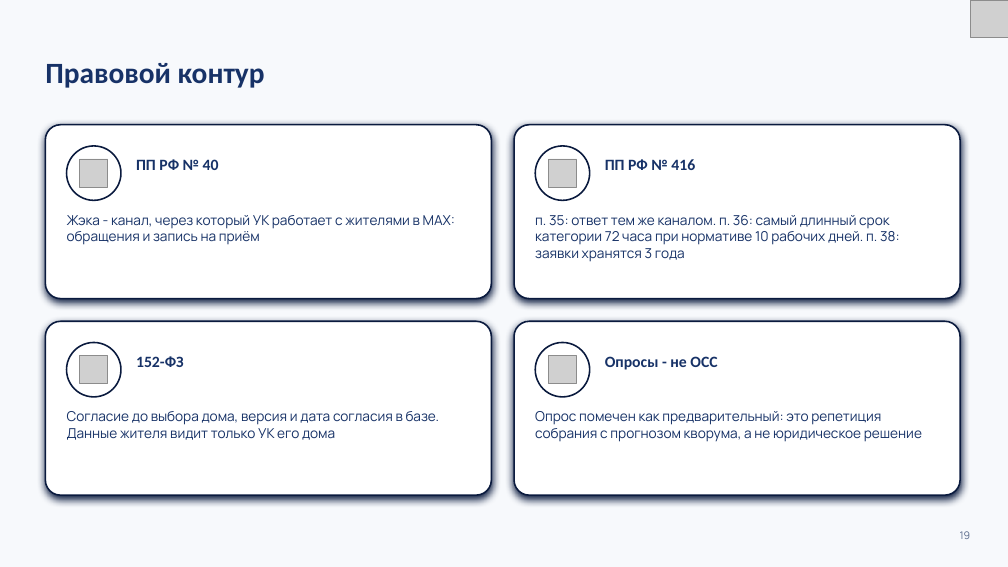
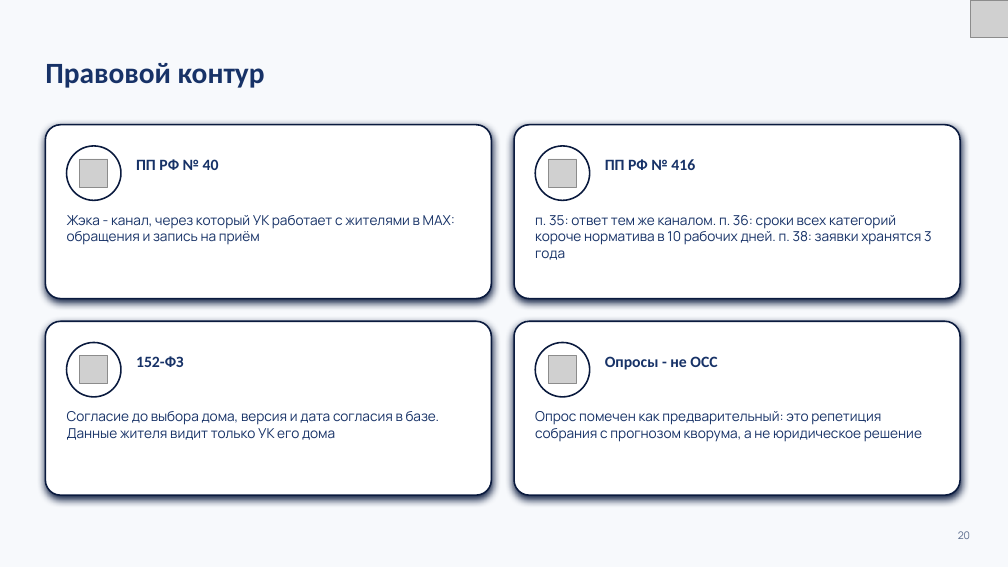
Before and after one commit to K1rL3s/vkmax-mobilization, a slide deck: slide 20 of docs/preza/zheka.pptx (slide 19 before the commit). Drawn at 1008x567 pixels with LibreOffice and Linux fonts; fonts in the diff are those of the drawing; grey boxes stand for pictures. Boxes give left, top, right and bottom in pixels: in the first picture for what was removed or moved away, otherwise in the second. Text is boxed around its words. In the diff, an @@ line names an element or a change of style, - is before the commit and + after.

```diff
--- a/docs/preza/zheka.pptx
+++ b/docs/preza/zheka.pptx
@@ text at (x1=535, y1=215, x2=932, y2=260): text changed @@
-п. 35: ответ тем же каналом. п. 36: самый длинный срок категории 72 часа при нормативе 10 рабочих дней. п. 38: заявки хранятся 3 года
+п. 35: ответ тем же каналом. п. 36: сроки всех категорий короче норматива в 10 рабочих дней. п. 38: заявки хранятся 3 года
@@ text at (x1=958, y1=531, x2=970, y2=539): text changed @@
-19
+20
```
Also in this commit, not shown: 20 other slides changed, 2 slides added, 1 slide removed, 10 other files.
